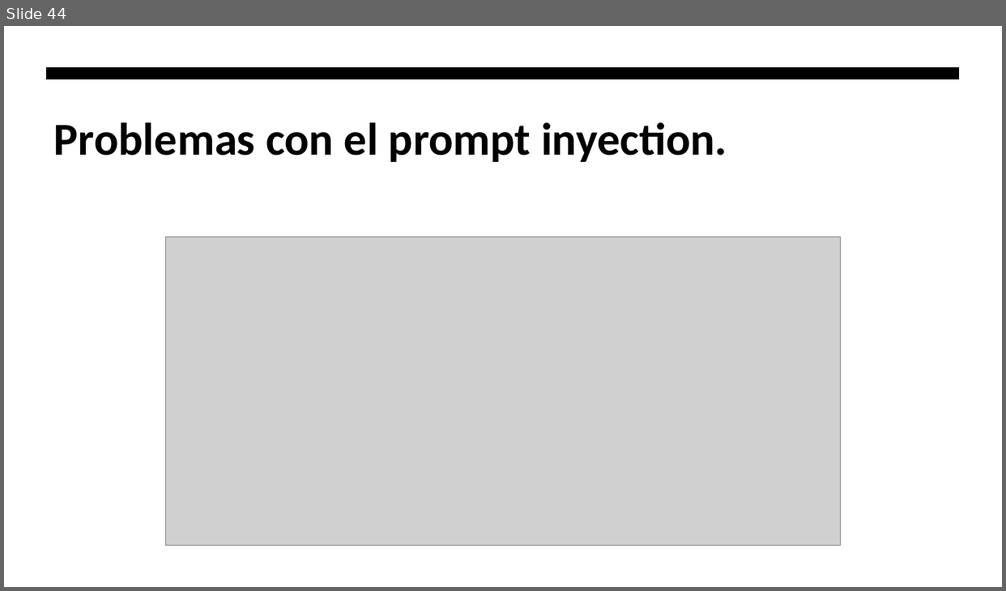
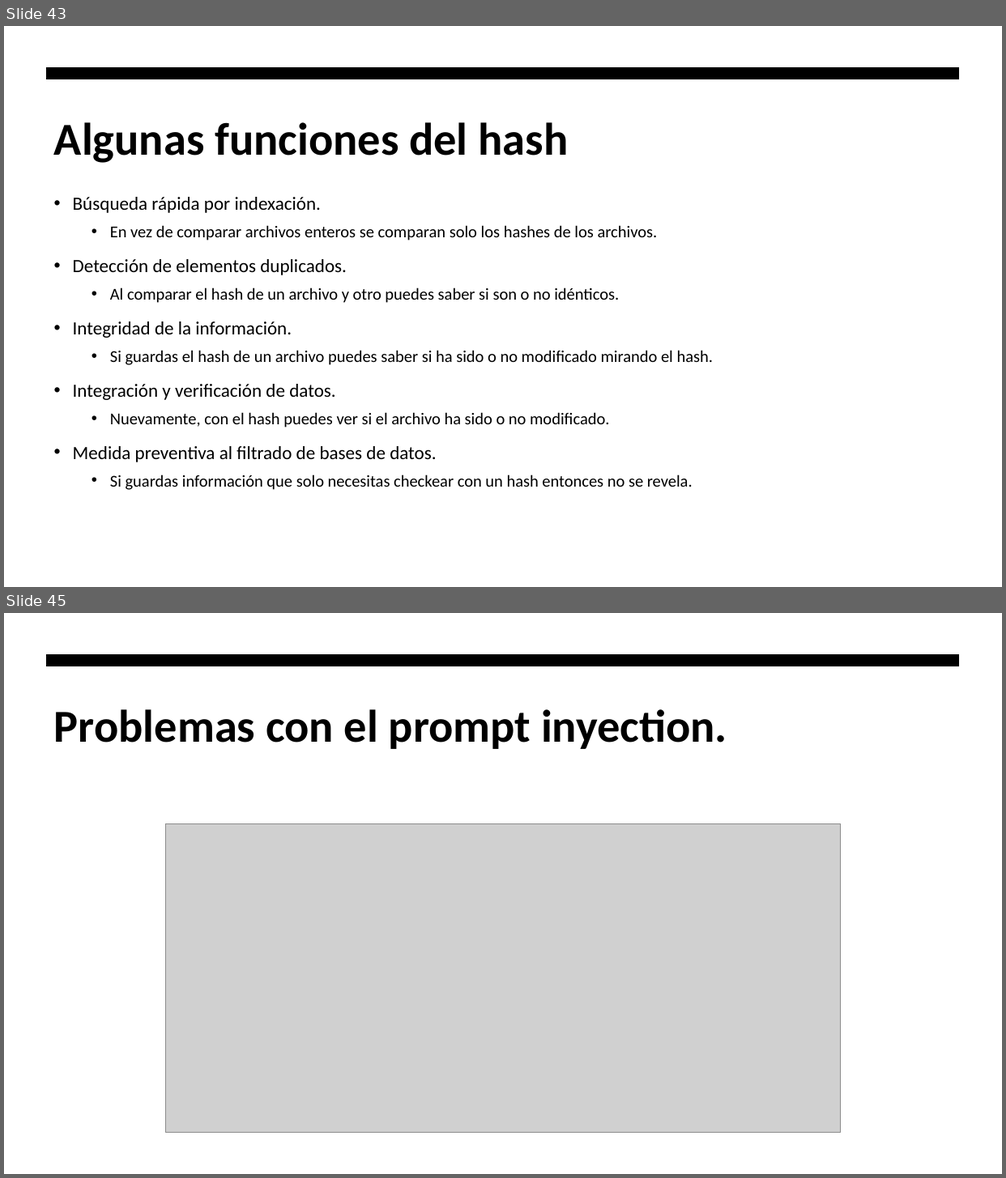
Before and after one commit to hombrefrustrado/criptografia-presentaci-n, a slide deck: criptografía teorica.pptx. Shown one above the other, each under a label of ours: slide 44 before the commit, slides 43 and 45 after it; the slides between them are not shown. The pictures are 1006x591 and 1006x1178 pixels, drawn with LibreOffice and Linux fonts; fonts in the diff are those of the drawing; grey boxes stand for pictures. Boxes give left, top, right and bottom in pixels: in the first picture for what was removed or moved away, otherwise in the second. Text is boxed around its words. In the diff, an @@ line names an element or a change of style, - is before the commit and + after.

```diff
--- a/criptografía teorica.pptx
+++ b/criptografía teorica.pptx
@@ slide 43 added at [4,26,1002,587], background #FFFFFF; not listed: 1 template element that a slide beside it also shows @@
@@ title added at [54,122,569,163], 44 pt, text #000000, bold @@
+Algunas funciones del hash
@@ text added at [73,197,713,490], 16 pt, text #000000 @@
+• Búsqueda rápida por indexación.
+  • En vez de comparar archivos enteros se comparan solo los hashes de los archivos.
+• Detección de elementos duplicados.
+  • Al comparar el hash de un archivo y otro puedes saber si son o no idénticos.
+• Integridad de la información.
+  • Si guardas el hash de un archivo puedes saber si ha sido o no modificado mirando el hash.
+• Integración y verificación de datos.
+  • Nuevamente, con el hash puedes ver si el archivo ha sido o no modificado.
+• Medida preventiva al filtrado de bases de datos.
+  • Si guardas información que solo necesitas checkear con un hash entonces no se revela.
@@ what was slide 44 is now slide 45 @@
```
Also in this commit, not shown: 5 slides changed, 1 other slide added, 6 other files.
